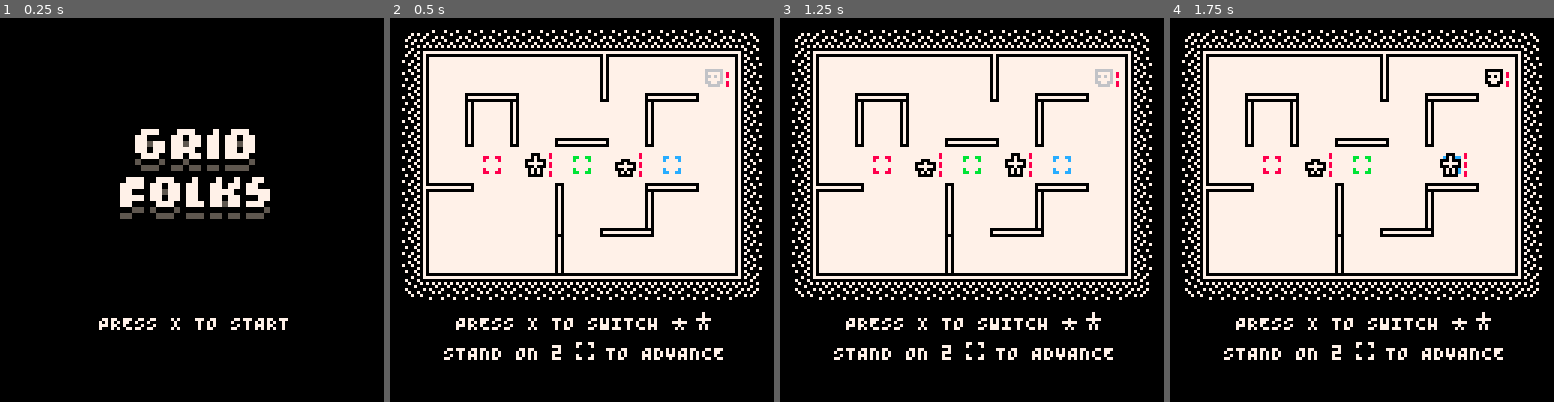
Above: before the commit, frames 1-4 (left to right).
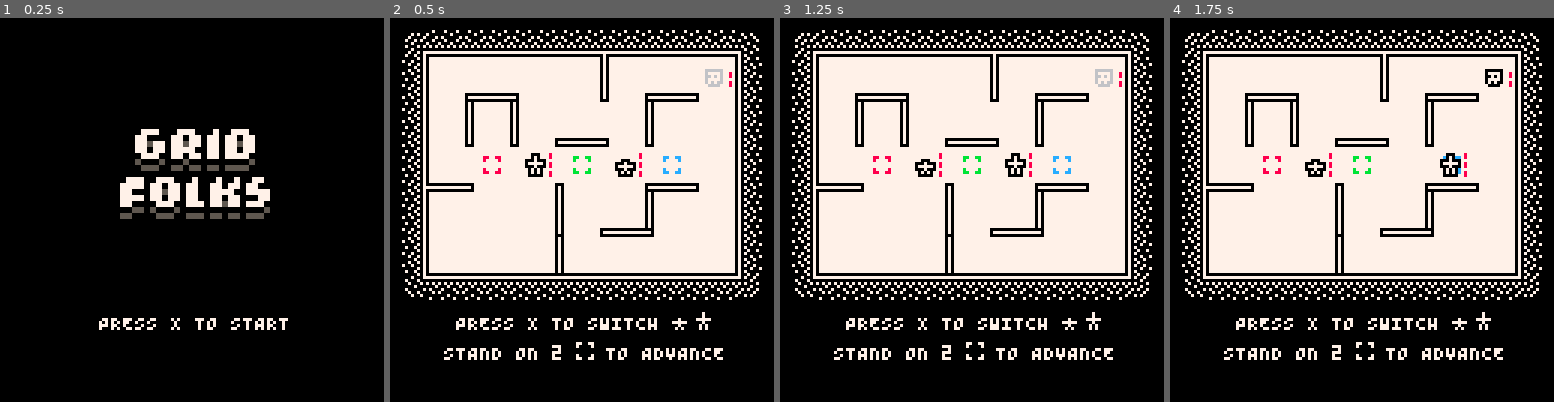
Above: after the commit, the same moments.

Repository: taylordolan/grid-folks
Game: PICO-8 cartridge grid_folks.p8
The game is run twice, just before and just after one commit, with the same random seed, the same clock (stepped at 60 frames per second) and the same inputs.
Inputs:
- Up to frame 1 (0.25 s): no input
- Up to frame 2 (0.5 s): tap X (X key) at 0.33 s
- Up to frame 3 (1.25 s): tap O (Z key) at 0.7 s; tap X (X key) at 1.07 s
- Up to frame 4 (1.75 s): hold Right from 1.6 s (still down); tap O (Z key) at 1.7 s

Frame 1 is identical in both runs. In frame 2, less than 0.1% of the frame differs, in the area x 82-90%, y 14-18%; in frame 3, less than 0.1%; in frame 4, less than 0.1%.

Commit message:
wip abilitiy adjustments and enemy types

Diff:
--- a/grid_folks.p8
+++ b/grid_folks.p8
@@ -8,10 +8,18 @@
 -- [x] enemies that shoot
 -- [x] shoot does one damage and hits one enemy
 -- [x] enemies that walk through walls
+-- [ ] slime enemies should only create babies if they can move
+-- [ ] dash enemies should go for the nearest enemy
 -- [ ] enemies that take turns when you switch characters?
 -- [ ] enemies that create smaller enemies when they die?
 -- [ ] jump doesn't attack
 -- [ ] balance enemy spawn rate
+-- [ ] make it doesn't crash if it tries to deploy an enemy and the only available space is next to a hero
+-- [ ] slow down all the animations and transitions
+-- [ ] heroes and enemies should get knocked back a couple pixels when they get hit
+-- [ ] the slime monster should run away from you instead of toward you
+-- [ ] what if yellow and orange only had their effects when an enemy *died* there
+-- [ ] if it takes a turn to switch heroes, then you get the same effect that imbroglio has with waiting!
 
 -- optimizations
 -- [x] eliminate the colors dictionary
@@ -506,7 +514,7 @@
 			local wall = is_wall_between({self.x, self.y}, next_tile)
 
 			-- if jump is enabled and there's a wall in the way
-			if self.jump and wall or self.jump and enemy then
+			if self.jump and wall then
 				if enemy then
 					hit_target(enemy, 2)
 					player_turn = false
@@ -526,7 +534,7 @@
 				-- if shoot is enabled and shoot targets exist
 				local shoot_target = get_ranged_target(self, direction)
 				if self.shoot and shoot_target then
-          hit_target(shoot_target, 2)
+          hit_target(shoot_target, 1)
 					new_shot(self, shoot_target, direction)
 					sfx(sounds.shoot, 3)
 					delay += 4
@@ -655,7 +663,8 @@
 function new_enemy()
 	local new_enemy = new_thing()
 
-	new_enemy.sprite_seq = frames({sprites.enemy_1, sprites.enemy_2, sprites.enemy_3})
+	-- new_enemy.sprite_seq = frames({sprites.enemy_1, sprites.enemy_2, sprites.enemy_3})
+  new_enemy.sprite_seq = {141}
 	new_enemy.type = "enemy"
   new_enemy.target_type = "hero"
 	new_enemy.stunned = true
@@ -781,7 +790,7 @@
 
 		-- draw the enemy and its health
 		spr(sprite, sx, sy)
-		draw_health(sx, sy, self.health, 7)
+		draw_health(sx, sy, self.health, 8)
 
 		-- draw crosshairs
 		if self.health >= 1 then
@@ -959,6 +968,105 @@
   end
 
 	return new_enemy_ghost
+end
+
+function new_enemy_slime()
+  local new_enemy_slime = new_enemy()
+  new_enemy_slime.sprite_seq = {142}
+  new_enemy_slime.health = 1
+
+  new_enemy_slime.update = function(self)
+
+		if self.health <= 0 then
+			return
+		end
+
+		if self.stunned == true then
+			self.stunned = false
+			player_turn = true
+			return
+		end
+
+    local will_move = false
+
+    -- todo: fix the fact that a baby can still be spawned in some cases when it shouldn't
+    local here = {self.x, self.y}
+    if
+      distance(here, {hero_a.x,hero_a.y}) > 1 and
+      distance(here, {hero_b.x,hero_b.y}) > 1
+    then
+      for tile in all(get_adjacent_tiles(here)) do
+        if not find_type_in_tile("enemy", tile) then
+          will_move = true
+        end
+      end
+    end
+
+    if will_move then
+      local new_baby = new_enemy_baby()
+      set_tile(new_baby, here)
+      self.stunned = true
+    end
+
+		self:move()
+    -- self.stunned = true
+	end
+
+  return new_enemy_slime
+end
+
+function new_enemy_dash()
+  local new_enemy_dash = new_enemy()
+  new_enemy_dash.sprite_seq = {143}
+  new_enemy_dash.health = 1
+
+  new_enemy_dash.update = function(self)
+
+		if self.health <= 0 then
+			return
+		end
+
+		if self.stunned == true then
+			self.stunned = false
+			player_turn = true
+			return
+		end
+
+		local self_tile = {self.x, self.y}
+
+    local dash_directions = {}
+    for dir in all(orthogonal_directions) do
+      if get_ranged_target(self, dir) then
+        add(dash_directions, dir)
+      end
+    end
+
+    if #dash_directions > 0 then
+      shuffle(dash_directions)
+      local decided_direction = dash_directions[1]
+      local target = get_ranged_target(self, dash_directions[1])
+      hit_target(target, 1)
+      local dest = {target.x - decided_direction[1], target.y - decided_direction[2]}
+      -- local dest = {1,1}
+      set_tile(self, dest)
+      transition_to(self, {tile_to_screen(dest)}, 4, 0)
+      -- set_tile(self, {1,1})
+      -- new_shot(self, target, decided_direction)
+      -- sfx(sounds.shoot, 3)
+    else
+      self:move()
+		end
+	end
+
+  return new_enemy_dash
+end
+
+function new_enemy_baby()
+  local new_enemy_baby = new_enemy()
+	new_enemy_baby.health = 1
+  new_enemy_baby.sprite_seq = {174}
+
+  return new_enemy_baby
 end
 
 function new_shot(thing, target, dir)
@@ -1041,9 +1149,12 @@
     new_enemy,
     new_enemy_shoot,
     new_enemy_ghost,
+    new_enemy_slime,
+    new_enemy_baby,
+    new_enemy_dash,
   }
   if #enemies_bag == 0 then
-		enemies_bag = {1,2,3}
+		enemies_bag = {1,4,6}
 		shuffle(enemies_bag)
 	end
   local new_enemy = enemy_types[enemies_bag[1]]()
@@ -1165,14 +1276,12 @@
 	-- todo: this should probably be done differently somehow
 	if thing.type == "enemy" then
 		local button = find_type_in_tile("button", {thing.x, thing.y})
-		if button and button.color == "red" then
+		if button and button.color == 008 then
 			turn_health_gain += 1
-		elseif button and button.color == "orange" then
+		elseif button and button.color == 009 then
 			turn_score_gain += 1
 		end
-	end
-
-	if thing.type == "hero" and find_type_in_tile("pad", dest) then
+	elseif thing.type == "hero" and find_type_in_tile("pad", dest) then
 		if find_type_in_tile("pad", dest) then
 			sfx(sounds.pad_step, 3)
 		else
@@ -1804,7 +1913,8 @@
 function new_button(color)
 	local new_button = new_thing()
 
-	new_button.sprite_seq = frames({sprites.button_1,sprites.button_2,sprites.button_3})
+	-- new_button.sprite_seq = frames({sprites.button_1,sprites.button_2,sprites.button_3})
+  new_button.sprite_seq = {192}
 	new_button.type = "button"
 	new_button.color = color
 	new_button.list = buttons
Not shown, changed: 70 lines of the sprite sheet (__gfx__) section of grid_folks.p8
